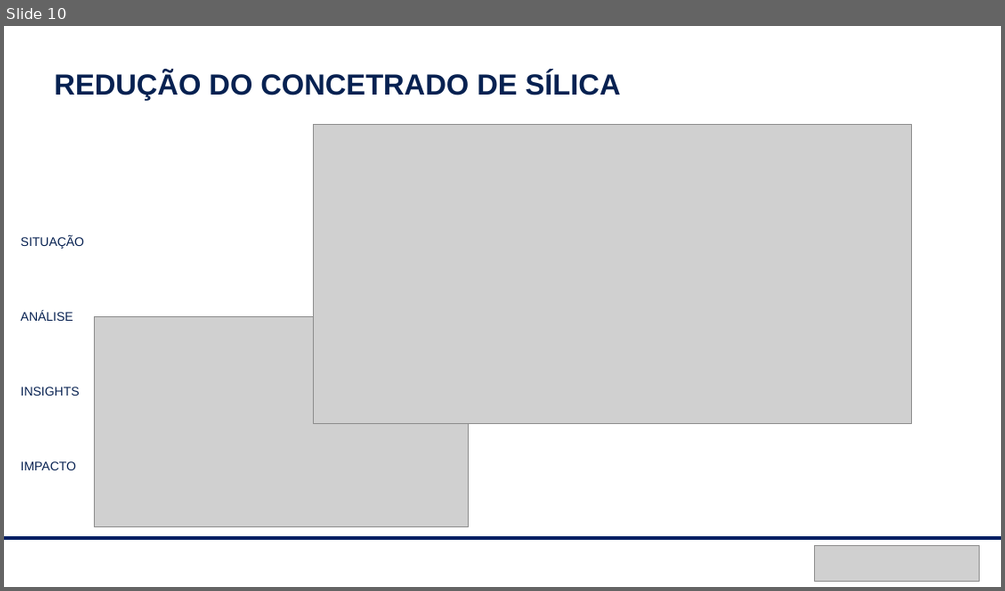
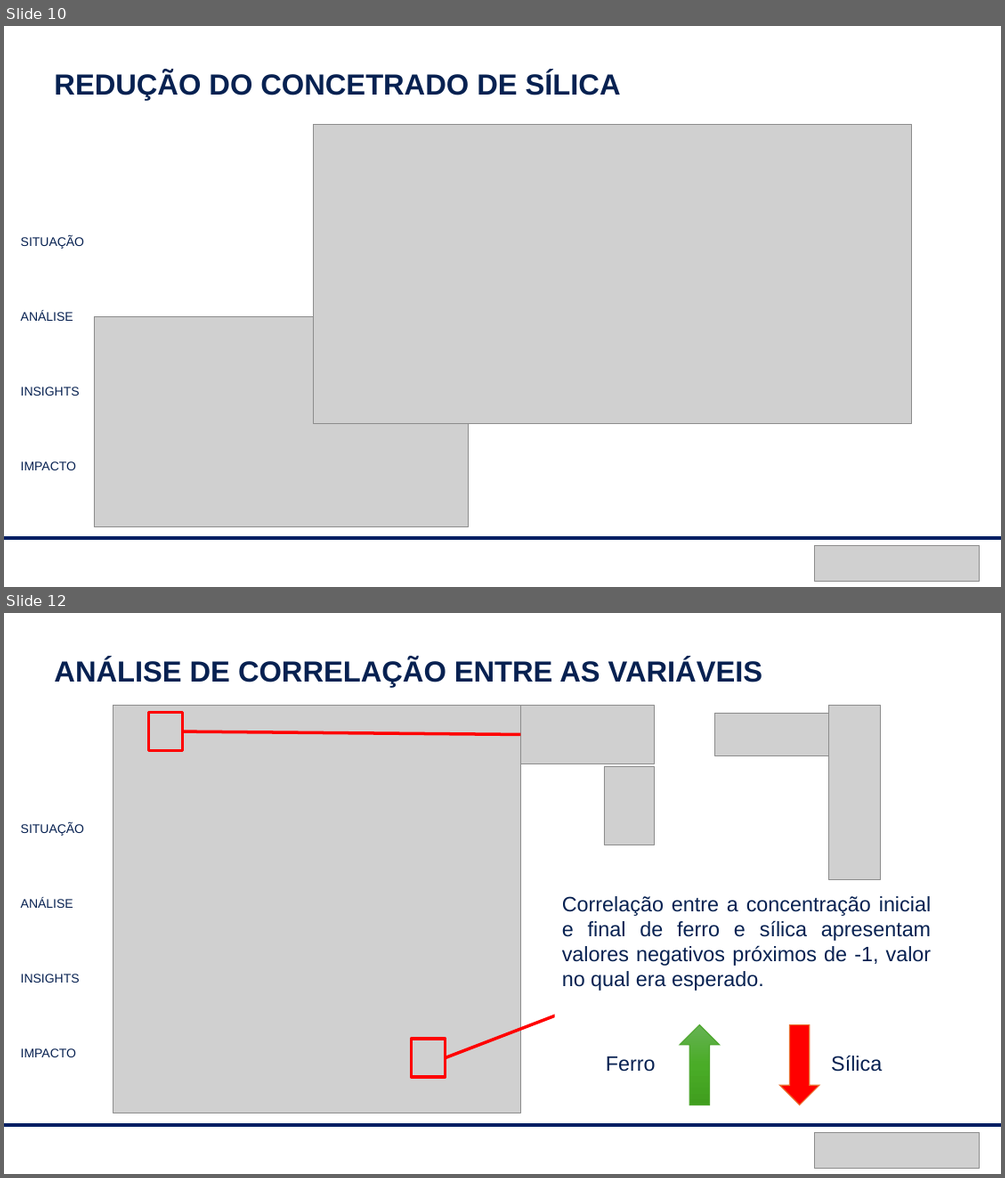
Before and after one commit to peixotoigor/aignosi-internship-datascience-challenge, a slide deck: Apresentacao/EDA_ore_mining.pptx. Shown one above the other, each under a label of ours: slide 10 before the commit, slides 10 and 12 after it; the slides between them are not shown. The pictures are 1005x591 and 1005x1178 pixels, drawn with LibreOffice and Linux fonts; fonts in the diff are those of the drawing; grey boxes stand for pictures. Boxes give left, top, right and bottom in pixels: in the first picture for what was removed or moved away, otherwise in the second. Text is boxed around its words. In the diff, an @@ line names an element or a change of style, - is before the commit and + after.

```diff
--- a/Apresentacao/EDA_ore_mining.pptx
+++ b/Apresentacao/EDA_ore_mining.pptx
@@ slide 12 added at [4,613,1001,1174], background #FFFFFF @@
@@ text added at [54,658,762,687], 28 pt, text #072151, bold @@
+ANÁLISE DE CORRELAÇÃO ENTRE AS VARIÁVEIS
@@ picture added at [113,705,520,1112] @@
@@ rectangle added at [148,713,182,751], outline #FF0000 3 pt @@
@@ picture added at [521,705,654,764] @@
@@ picture added at [715,713,829,755] @@
@@ picture added at [829,705,881,880] @@
@@ line added from (183, 731) to (521, 734), #FF0000 3 pt @@
@@ picture added at [604,767,654,845] @@
@@ text added at [21,823,84,1057], 12 pt, text #072151 @@
+SITUAÇÃO
+ANÁLISE
+INSIGHTS
+IMPACTO
@@ line added from (445, 1058) to (844, 905), #FF0000 3 pt @@
@@ text added at [562,896,931,990], 20 pt, text #072151 @@
+Correlação entre a concentração inicial e final de ferro e sílica apresentam valores negativos próximos de -1, valor no qual era esperado.
@@ rectangle added at [412,1038,445,1077], outline #FF0000 3 pt @@
@@ up arrow added at [680,1025,720,1105], fill gradient #66B354 to #4BAD28 to #409F1E, outline #4EA72E 1 pt @@
@@ down arrow added at [779,1025,819,1105], fill #FF0000, outline #E97132 1 pt @@
@@ text added at [606,1056,655,1071], 20 pt, text #072151 @@
+Ferro
@@ text added at [831,1054,882,1071], 20 pt, text #072151 @@
+Sílica
@@ line added from (4, 1126) to (1001, 1126), #001F63 3 pt @@
@@ picture added at [815,1132,979,1167] @@
```
Also in this commit, not shown: 4 slides changed, 6 other slides added, 4 slides removed, 1 other file.
